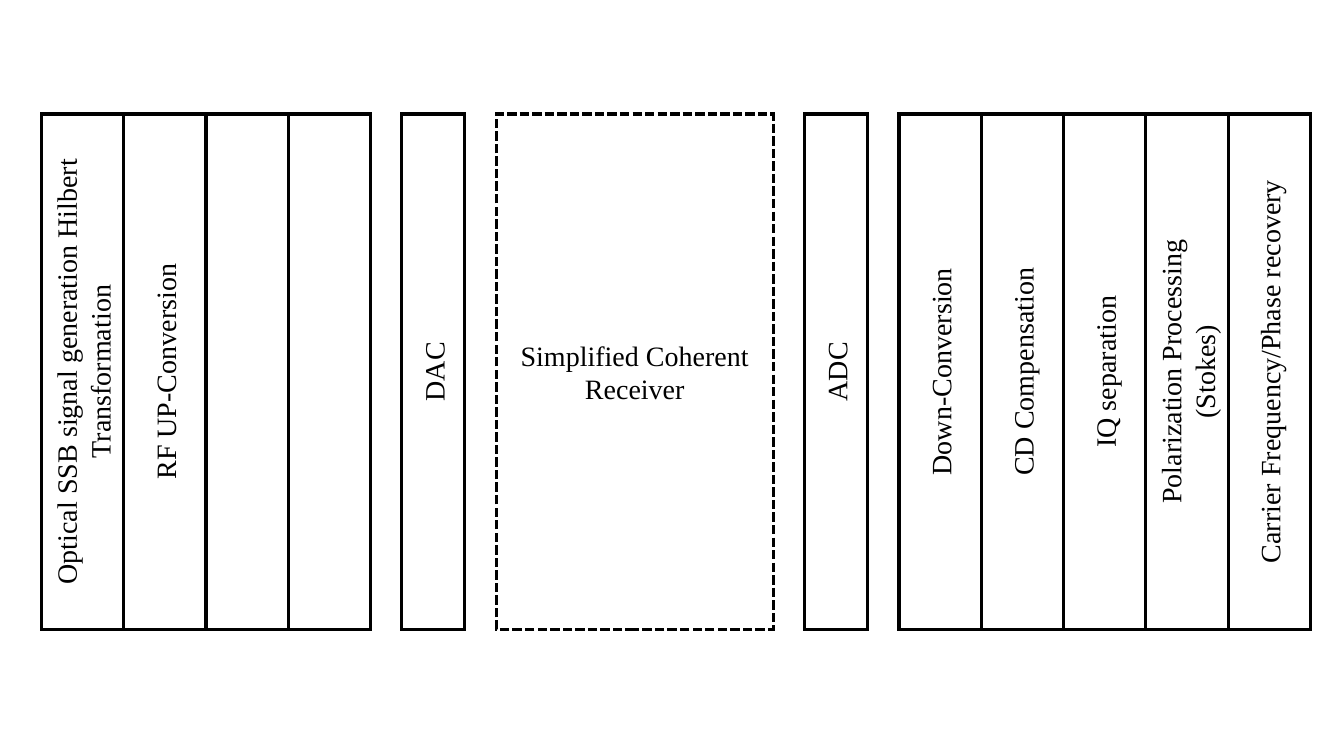
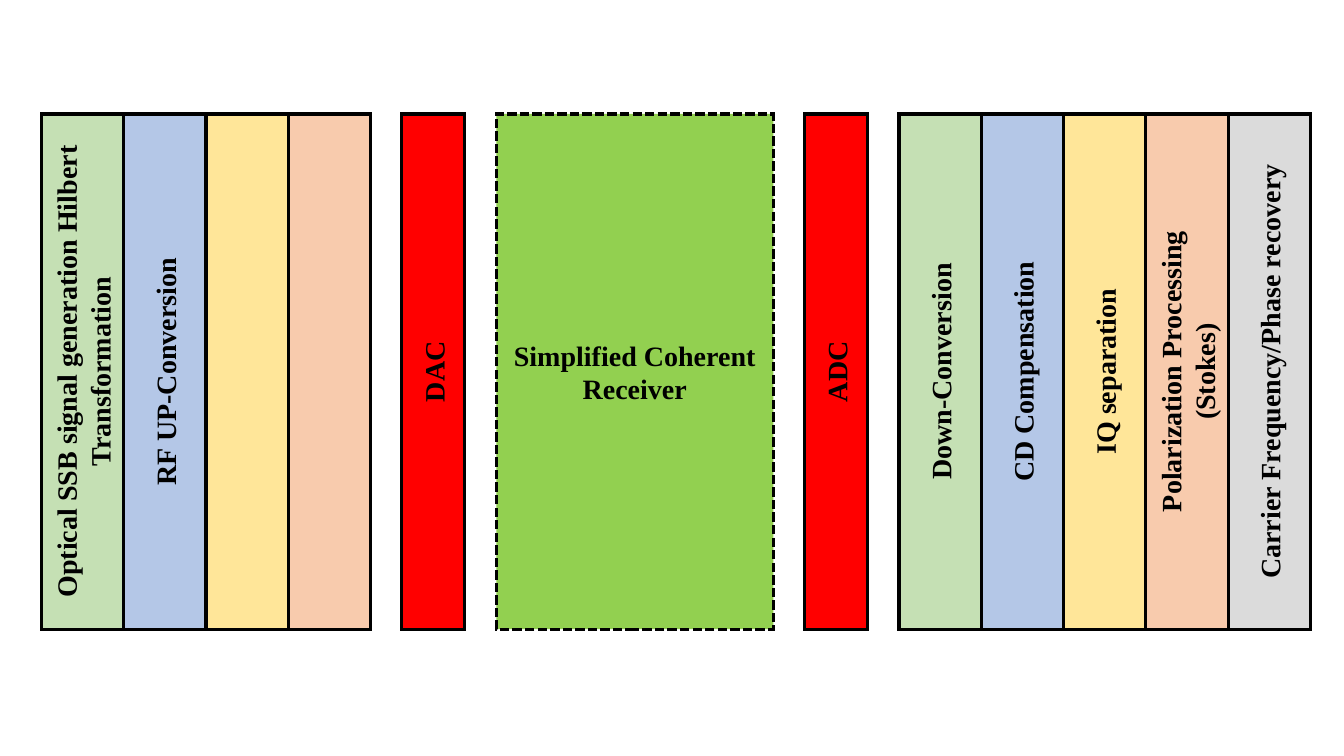
Before and after one commit to romilpatel/LinkPlanner, a slide deck: slide 1 of doc/tex/sdf/simplified_coherent_receiver/figures/detailed_subsystem.pptx. Drawn at 1344x756 pixels with LibreOffice and Linux fonts; fonts in the diff are those of the drawing. Boxes give left, top, right and bottom in pixels: in the first picture for what was removed or moved away, otherwise in the second. Text is boxed around its words. In the diff, an @@ line names an element or a change of style, - is before the commit and + after.

```diff
--- a/doc/tex/sdf/simplified_coherent_receiver/figures/detailed_subsystem.pptx
+++ b/doc/tex/sdf/simplified_coherent_receiver/figures/detailed_subsystem.pptx
@@ rectangle "Optical SSB signal generation Hilbert ..." at [41,114,124,629]: bold on; fill #FFFFFF to #C5E0B4 @@
@@ rectangle "RF UP-Conversion" at [124,114,207,629]: bold on; fill #FFFFFF to #B4C7E7 @@
@@ rectangle at [206,114,288,629]: fill #FFFFFF to #FFE699 @@
@@ rectangle at [288,114,371,629]: fill #FFFFFF to #F8CBAD @@
@@ rectangle "DAC" at [402,114,465,629]: bold on; fill #FFFFFF to #FF0000 @@
@@ rectangle "Simplified Coherent Receiver" at [496,114,773,629]: bold on; fill #FFFFFF to #92D050 @@
@@ rectangle "ADC" at [805,114,867,629]: bold on; fill #FFFFFF to #FF0000 @@
@@ rectangle "Down-Conversion" at [899,114,982,629]: bold on; fill #FFFFFF to #C5E0B4 @@
@@ rectangle "CD Compensation" at [982,114,1065,629]: bold on; fill #FFFFFF to #B4C7E7 @@
@@ rectangle "IQ separation" at [1064,114,1146,629]: bold on; fill #FFFFFF to #FFE699 @@
@@ rectangle "Polarization Processing" at [1146,114,1229,629]: bold on; fill #FFFFFF to #F8CBAD @@
@@ rectangle "Carrier Frequency/Phase recovery" at [1228,114,1311,629]: bold on; fill #FFFFFF to #DBDBDB @@
```
Also in this commit, not shown: 12 other files.
